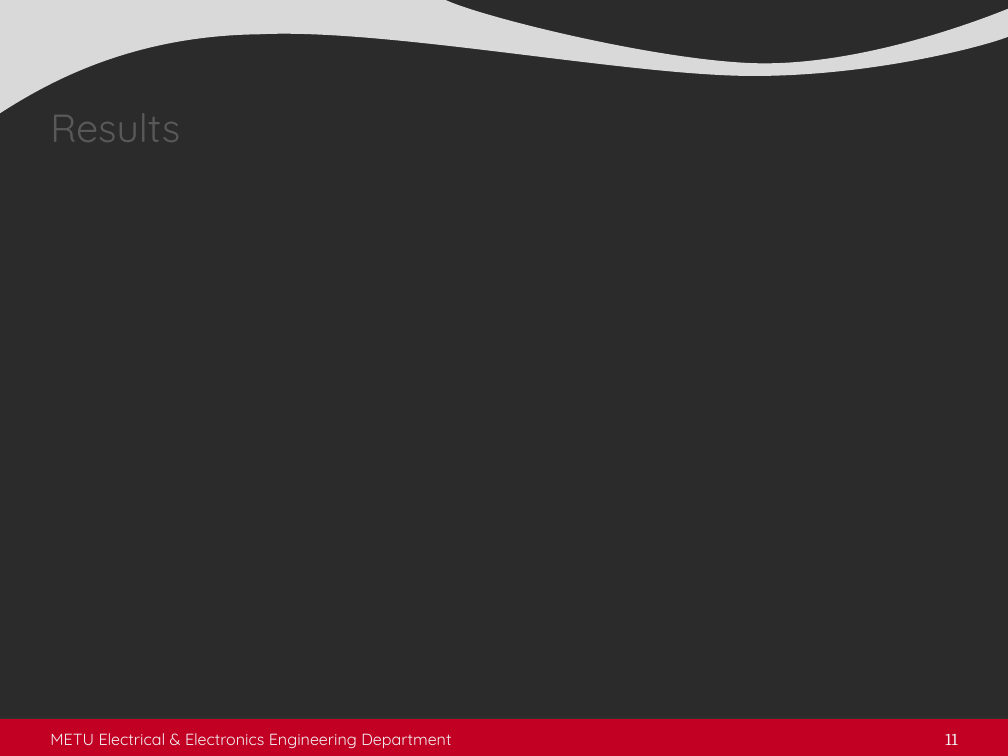
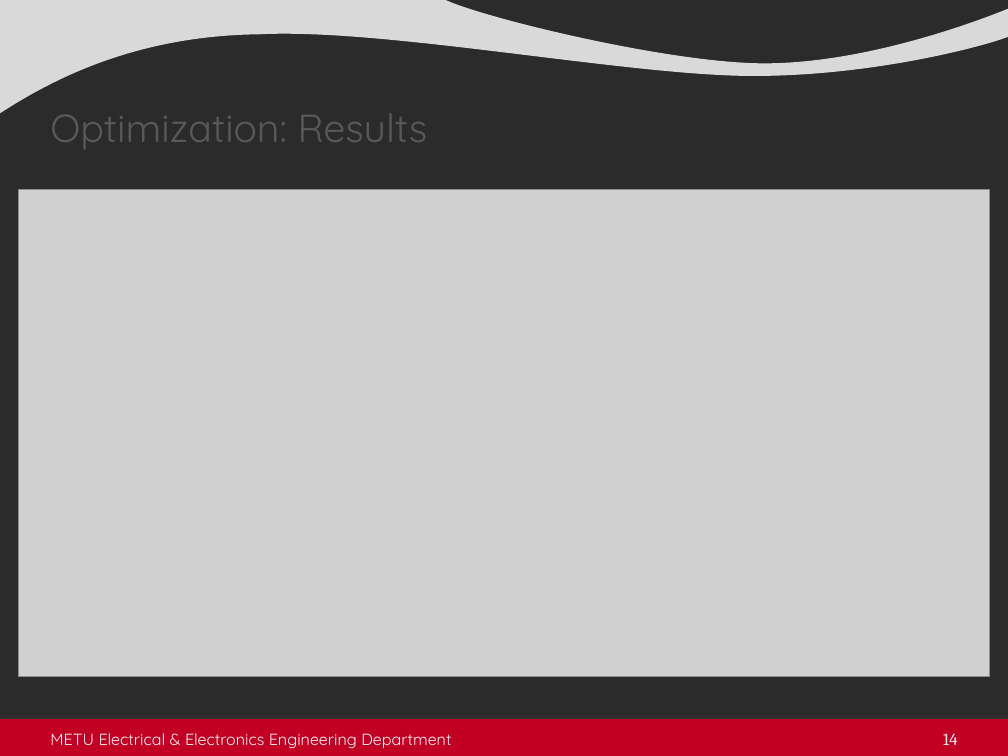
Before and after one commit to sametyakut/Studies, a slide deck: slide 14 of Presentations/5-Seminar_Presentation_2023_11_23.pptx (slide 11 before the commit). Drawn at 1008x756 pixels with LibreOffice and Linux fonts; fonts in the diff are those of the drawing; grey boxes stand for pictures; background and template pictures are left out; a plain dark background stands for a picture behind light text. Boxes give left, top, right and bottom in pixels: in the first picture for what was removed or moved away, otherwise in the second. Text is boxed around its words. In the diff, an @@ line names an element or a change of style, - is before the commit and + after.

```diff
--- a/Presentations/5-Seminar_Presentation_2023_11_23.pptx
+++ b/Presentations/5-Seminar_Presentation_2023_11_23.pptx
@@ title at <box>50,113,428,149</box>: text changed @@
-Results
+Optimization: Results
@@ picture added at <box>18,190,990,676</box> @@
@@ page number at <box>943,733,957,745</box>: text changed @@
-11
+14
```
Also in this commit, not shown: 9 other slides changed, 8 slides added, 4 other files.
